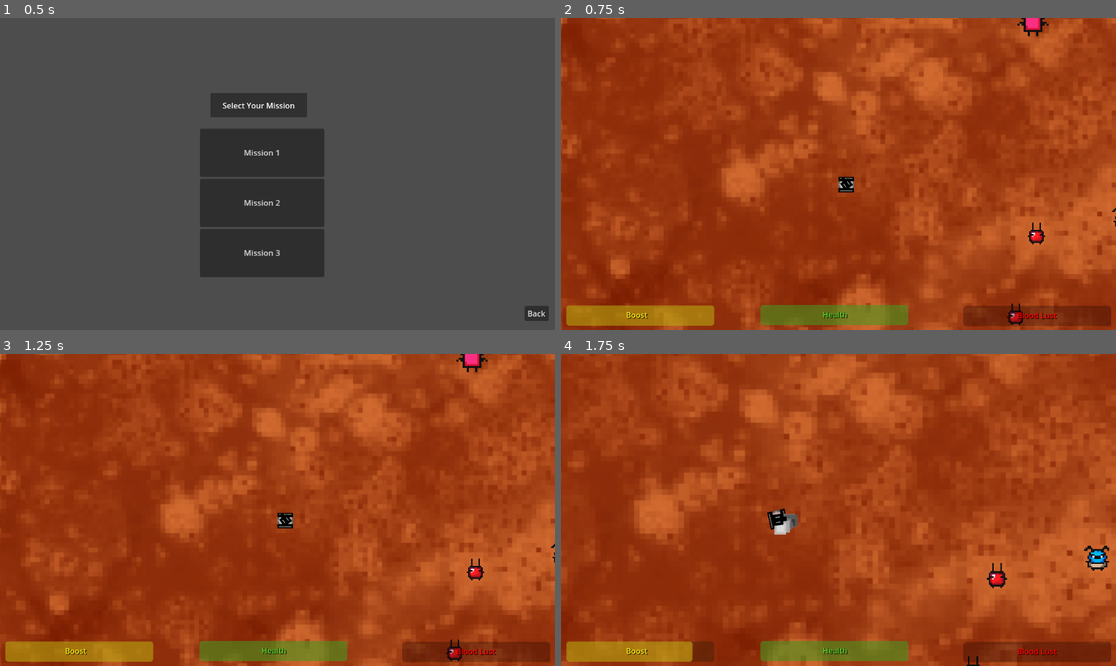
Above: before the commit, frames 1-4 (two rows, left to right).
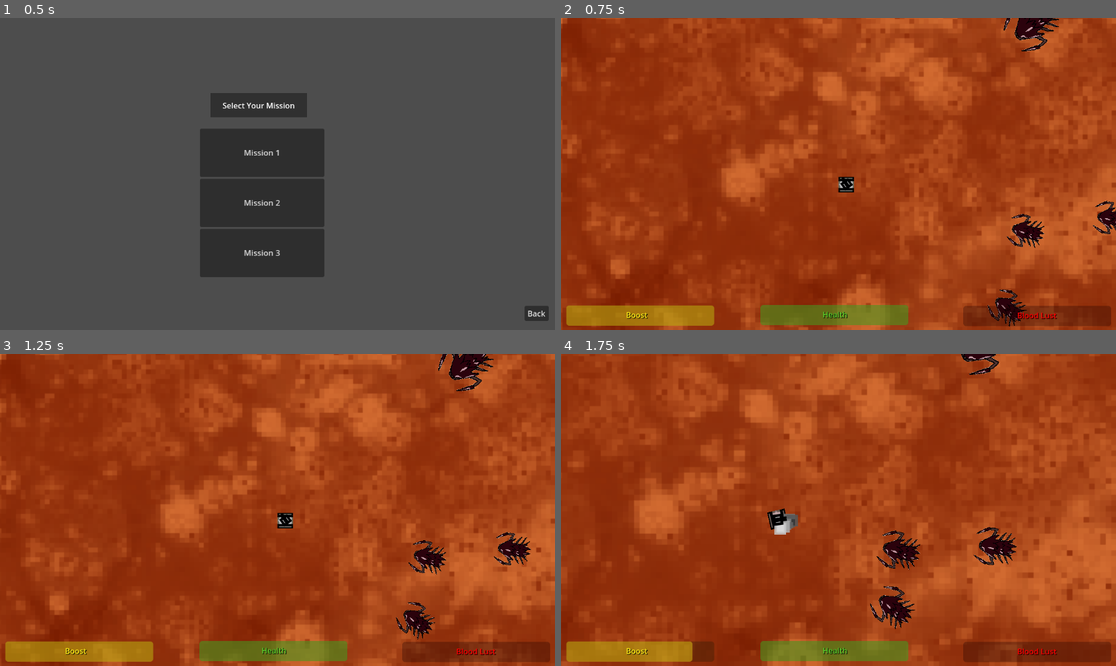
Above: after the commit, the same moments.

Repository: TheCrusty/Biotank-demake
Game: Godot game, scene res://gui/mission_select.tscn
Two runs of this game, one before a commit and one after it. Both use one fixed random seed, a clock stepped at 60 frames per second and the inputs below.
Inputs (mouse positions are in pixels of both pictures, inside the frame that each line leads up to):
- Up to frame 1 (0.5 s): no input
- Up to frame 2 (0.75 s): click "Mission 1" at 0.5 s
- Up to frame 3 (1.25 s): no input
- Up to frame 4 (1.75 s): move the mouse to (960, 494) at 1.27 s; hold D (Rotate_Right) from 1.28 s (still down); hold Shift (Boost) from 1.28 s (still down)

Frame 1 is identical in both runs. In frame 2, 1.4% of the frame differs, in the area x 76-100%, y 0-99%; in frame 3, 1.9%; in frame 4, 2.1%, in the area x 55-99%, y 0-100%.

Commit message:
made enemies better.

Diff:
--- a/enemy/enemy.gd
+++ b/enemy/enemy.gd
@@ -2,27 +2,24 @@
 extends CharacterBody2D
 
 @export var health = 5
-@export var speed = 50
+@export var speed = 160
 @export var type = "melee"
-@export var damage = 2
-@export var attackDelay = 2.0
+@export var damage = 0.5
+@export var attackDelay = 0.15
 
 var friction = -2
 var externalForce = Vector2.ZERO
 var seekMovement = Vector2.ZERO
-
 var target
 var projectile = preload("res://enemy/enemy_projectile.tscn")
 var playerInSight = false
 var inAttackRange = false
 
 
-
 func _ready():
-	var rng = RandomNumberGenerator.new()
-	$Sprite2D.frame = rng.randi_range(0, 3)
+	#var rng = RandomNumberGenerator.new()
+	#$Sprite2D.frame = rng.randi_range(0, 3)
 	$AttackTimer.wait_time = attackDelay
-
 	await owner.ready
 	var player_node = owner.get_node("Player")
 
--- a/enemy/enemy.tscn
+++ b/enemy/enemy.tscn
@@ -1,7 +1,7 @@
 [gd_scene load_steps=14 format=3 uid="uid://dyyxfp7qicuri"]
 
 [ext_resource type="Script" path="res://enemy/enemy.gd" id="1_syyi0"]
-[ext_resource type="Texture2D" uid="uid://of87nrexjdah" path="res://resources/Sprite Sheet.png" id="2_4sesf"]
+[ext_resource type="Texture2D" uid="uid://voqyi5y24f5" path="res://resources/big_bug.png" id="2_vauvd"]
 [ext_resource type="Script" path="res://enemy/EnemyStateMachine.gd" id="3_spauj"]
 [ext_resource type="PackedScene" uid="uid://bfykbmq72f75o" path="res://states/idle.tscn" id="4_p60gr"]
 [ext_resource type="PackedScene" uid="uid://noqq5atvqali" path="res://states/attack.tscn" id="5_8isvj"]
@@ -12,7 +12,7 @@
 size = Vector2(48, 49)
 
 [sub_resource type="CircleShape2D" id="CircleShape2D_52841"]
-radius = 265.377
+radius = 586.042
 
 [sub_resource type="CircleShape2D" id="CircleShape2D_gsfdg"]
 radius = 34.0147
@@ -22,7 +22,7 @@
 tracks/0/type = "value"
 tracks/0/imported = false
 tracks/0/enabled = true
-tracks/0/path = NodePath("Sprite2D:position")
+tracks/0/path = NodePath("Node2D/Sprite2D:position")
 tracks/0/interp = 1
 tracks/0/loop_wrap = true
 tracks/0/keys = {
@@ -34,7 +34,7 @@
 tracks/1/type = "value"
 tracks/1/imported = false
 tracks/1/enabled = true
-tracks/1/path = NodePath("Sprite2D:rotation")
+tracks/1/path = NodePath("Node2D/Sprite2D:rotation")
 tracks/1/interp = 1
 tracks/1/loop_wrap = true
 tracks/1/keys = {
@@ -49,7 +49,7 @@
 tracks/0/type = "value"
 tracks/0/imported = false
 tracks/0/enabled = true
-tracks/0/path = NodePath("Sprite2D:position")
+tracks/0/path = NodePath("Node2D/Sprite2D:position")
 tracks/0/interp = 1
 tracks/0/loop_wrap = true
 tracks/0/keys = {
@@ -61,7 +61,7 @@
 tracks/1/type = "value"
 tracks/1/imported = false
 tracks/1/enabled = true
-tracks/1/path = NodePath("Sprite2D:rotation")
+tracks/1/path = NodePath("Node2D/Sprite2D:rotation")
 tracks/1/interp = 1
 tracks/1/loop_wrap = true
 tracks/1/keys = {
@@ -94,13 +94,6 @@
 [node name="CollisionShape2D" type="CollisionShape2D" parent="VisionSphere"]
 shape = SubResource("CircleShape2D_52841")
 
-[node name="Sprite2D" type="Sprite2D" parent="."]
-texture_filter = 1
-position = Vector2(0, -1)
-scale = Vector2(3, 3)
-texture = ExtResource("2_4sesf")
-hframes = 5
-
 [node name="AttackRange" type="Area2D" parent="."]
 
 [node name="CollisionShape2D" type="CollisionShape2D" parent="AttackRange"]
@@ -125,6 +118,15 @@
 "": SubResource("AnimationLibrary_26pdv")
 }
 
+[node name="Node2D" type="Node2D" parent="."]
+rotation = 1.5708
+
+[node name="Sprite2D" type="Sprite2D" parent="Node2D"]
+texture_filter = 1
+position = Vector2(0, -1)
+scale = Vector2(0.5, 0.5)
+texture = ExtResource("2_vauvd")
+
 [connection signal="area_entered" from="VisionSphere" to="." method="_on_vision_sphere_area_entered"]
 [connection signal="area_exited" from="VisionSphere" to="." method="_on_vision_sphere_area_exited"]
 [connection signal="body_entered" from="AttackRange" to="." method="_on_attack_range_body_entered"]
--- a/states/Death.gd
+++ b/states/Death.gd
@@ -9,7 +9,8 @@
 	enemy.get_node("CollisionShape").set_deferred("disabled", true)
 	enemy.get_node("AttackRange").set_monitoring(false)
 	enemy.get_node("VisionSphere").set_monitoring(false)
-	enemy.get_node("Sprite2D").frame = 4
+	# No death sprite yet.
+	#enemy.get_node("Sprite2D").frame = 4
 
 func handle_vision_sphere_area_entered(area):
 	pass
Not shown, changed: export_presets.cfg
Binary file added: resources/big_bug.png
Not shown, added: resources/big_bug.png.import
Binary file added: resources/long_bug.png
Not shown, added: resources/long_bug.png.import
Not shown, added: kritas/big_bug.kra
Not shown, added: kritas/big_bug.kra-autosave.kra
Not shown, added: kritas/long_bug.kra
Not shown, added: kritas/long_bug.kra~
Not shown, removed: resources/Sprite Sheet.png-autosave.kra
Not shown, added: resources/big_bug.png~
Not shown, added: resources/long_bug.png~
(and 1 more such lines)
